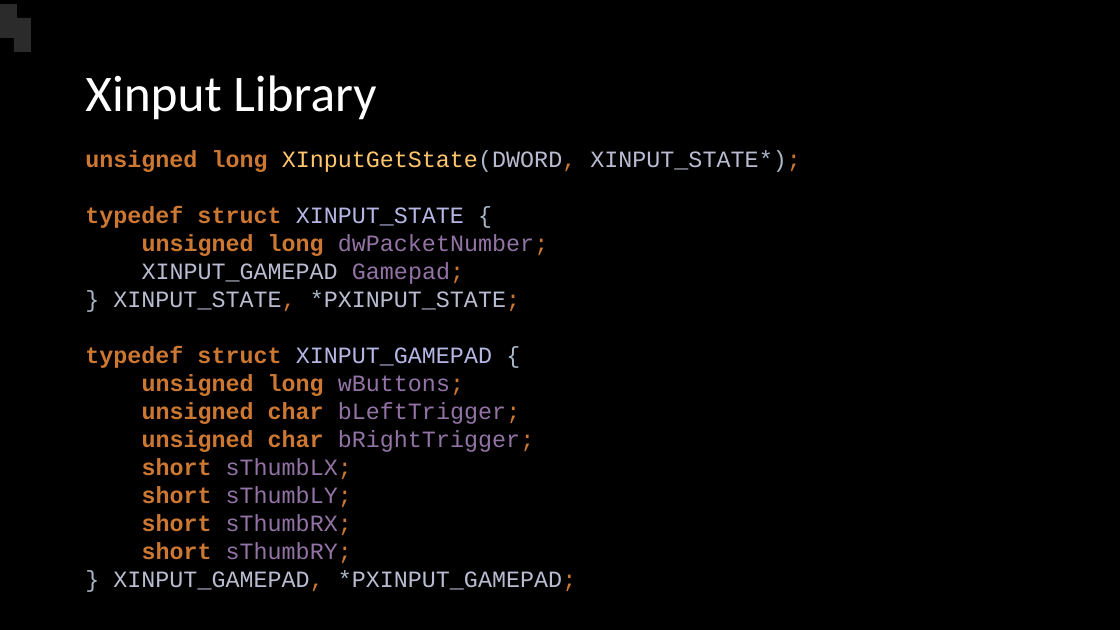
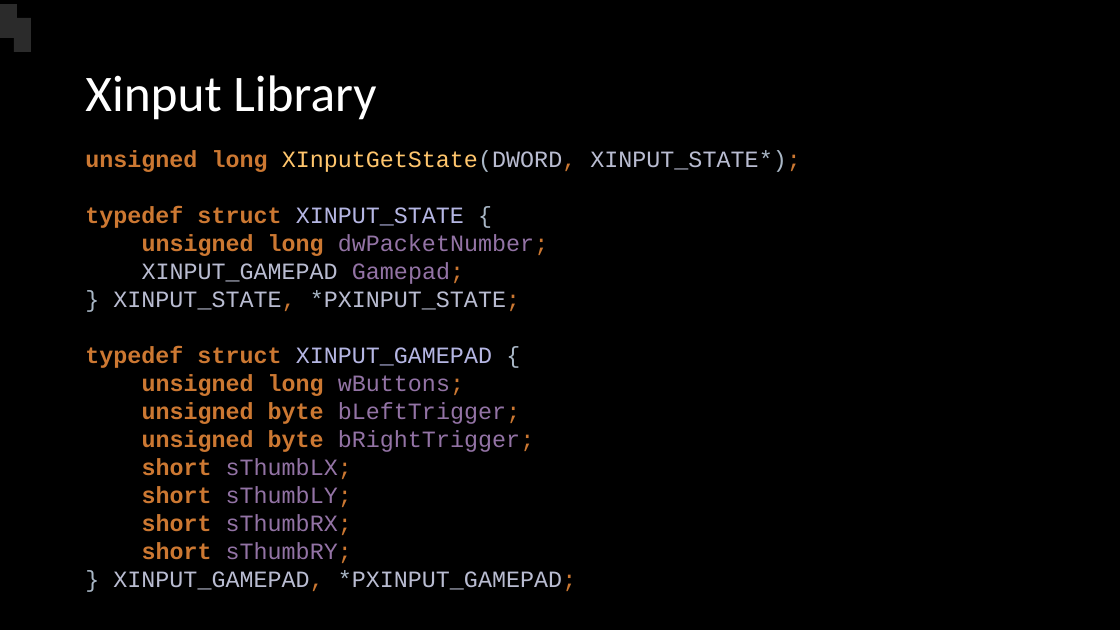
Before and after one commit to CozmoRobots/joystick, a slide deck: slide 7 of Xbox One Controller.pptx. Drawn at 1120x630 pixels with LibreOffice and Linux fonts; fonts in the diff are those of the drawing. Boxes give left, top, right and bottom in pixels: in the first picture for what was removed or moved away, otherwise in the second. Text is boxed around its words. In the diff, an @@ line names an element or a change of style, - is before the commit and + after.

Commit message:
changes

```diff
--- a/Xbox One Controller.pptx
+++ b/Xbox One Controller.pptx
@@ text at box(85, 206, 576, 591): text changed @@
-typedef struct XINPUT_STATE {
-unsigned long dwPacketNumber;
-XINPUT_GAMEPAD Gamepad;
-} XINPUT_STATE, *PXINPUT_STATE;
-typedef struct XINPUT_GAMEPAD {
-unsigned long wButtons;
-unsigned char bLeftTrigger;
-unsigned char bRightTrigger;
-short sThumbLX;
-short sThumbLY;
-short sThumbRX;
-short sThumbRY;
-} XINPUT_GAMEPAD, *PXINPUT_GAMEPAD;
+typedef struct XINPUT_STATE {
+unsigned long dwPacketNumber;
+XINPUT_GAMEPAD Gamepad;
+} XINPUT_STATE, *PXINPUT_STATE;
+typedef struct XINPUT_GAMEPAD {
+unsigned long wButtons;
+unsigned byte bLeftTrigger;
+unsigned byte bRightTrigger;
+short sThumbLX;
+short sThumbLY;
+short sThumbRX;
+short sThumbRY;
+} XINPUT_GAMEPAD, *PXINPUT_GAMEPAD;
```
Also in this commit, not shown: 2 slides added.
